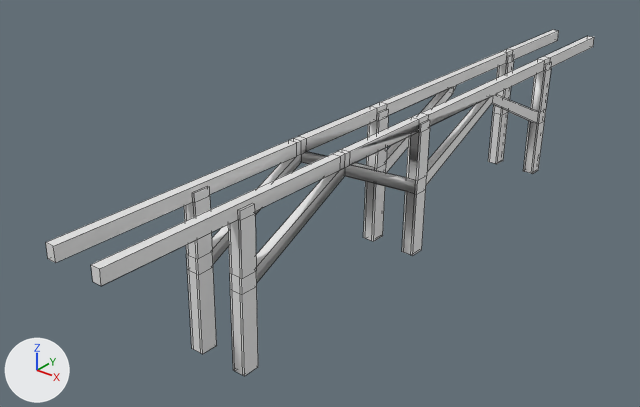
A saved change to the FBX model Docktun/Assets/models/terrain/WoodenBridge/bridge_support.fbx.
Both versions are drawn from a 50 mm camera at (22.16, -8.04, 10.15) aimed at (9.48, 7.81, 0.32). Every picture has the same lights, and +X, +Y and +Z are marked at lower left. Mesh edges are drawn as thin lines. Where no turn or scale is listed for an object, it has been applied to the vertices.

The first picture shows 'bridge_support'.
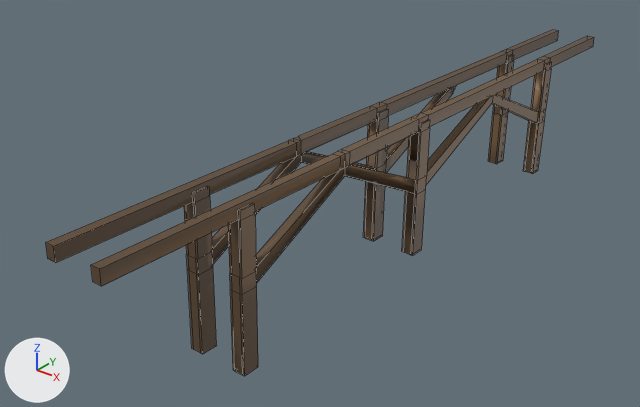
The newer file is also turned or shifted as a whole; pictures and numbers use the older file's frame.

What changed in the scene script:
```text
Add img_bridgesupportcolor_png:
    img_bridgesupportcolor_png = load_image('BridgeSupportColor.png', 'BridgeSupportColor.png', 1024, 1024, 'sRGB')
Add mat_material_002:
    mat_material_002 = principled_material('Material.002')
    mat_material_002.texture = img_bridgesupportcolor_png  # with its transparency
Change me_cube_003:
    used by ob_bridge_support; location = (10.88, 9.98, 2.66)
    remove me_cube_003.from_pydata(...)  # 318 vertices, 324 faces; spans x -0.8..0.8, y -10.5..9.2, z -3.7..0.3
    add me_cube_003.from_pydata(...)  # 317 vertices, 324 faces; spans x -0.8..0.8, y -10.5..9.2, z -3.7..0.3
    me_cube_003 part 1
    1 vertex is removed from x -0.5, y -3.8, z 0.1
    10 faces are deleted
    10 new faces join them
    me_cube_003 part 2: 314 faces spanning x -0.8..0.8, y -10.5..9.2, z -3.7..0.3 switch from no material to mat_material_002 (picture img_bridgesupportcolor_png)
```

What differs and where, as boxes (x1, y1, x2, y2) in the pictures (640 x 407 px; the box of a moved part takes in the faces that stretch with it):
part 1 of me_cube_003, moved or reshaped
    before: (294, 87, 489, 173)
    after: (294, 87, 453, 173)
part 2 of me_cube_003, recoloured (grey to brown)
    both: (46, 30, 594, 376)
